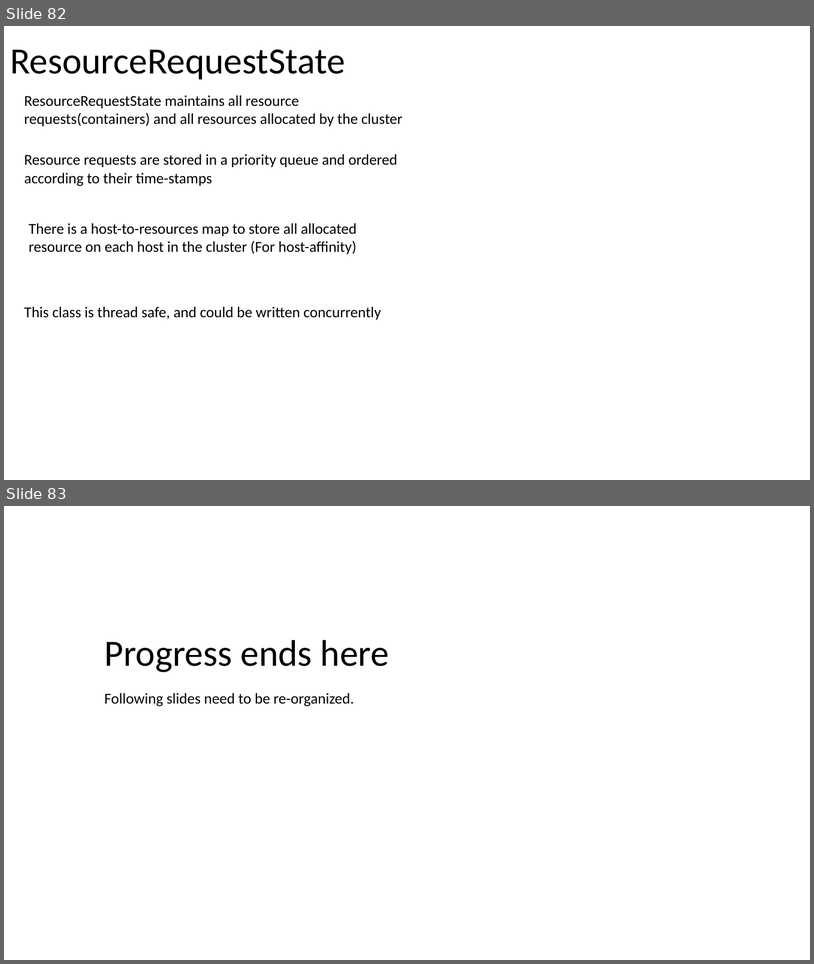
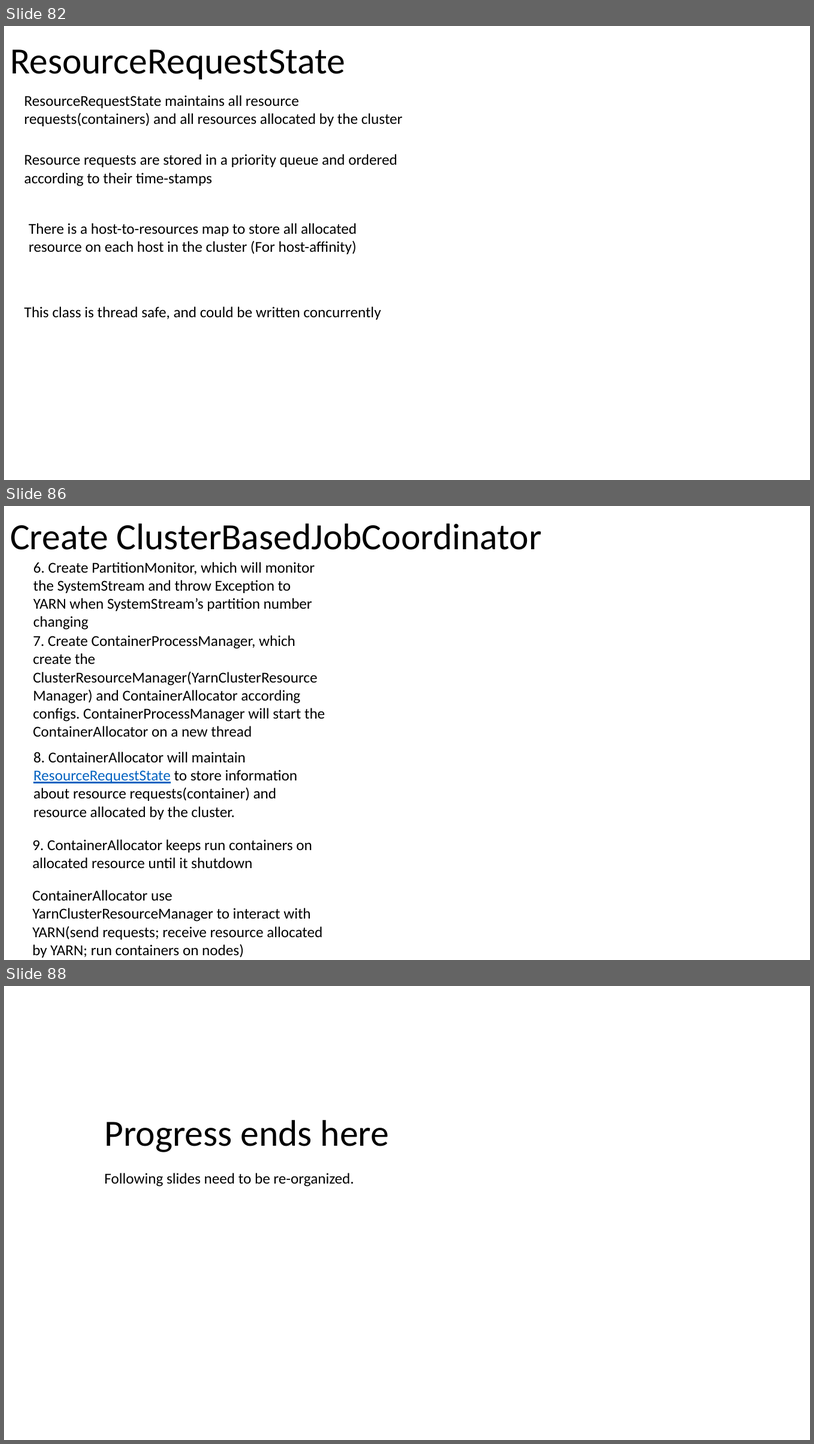
Before and after one commit to Swrrt/Samza-Documents, a slide deck: Documentation/SamzaStructure.pptx. Shown one above the other, each under a label of ours: slides 82 and 83 before the commit, slides 82, 86 and 88 after it; the slides between them are not shown. The pictures are 814x964 and 814x1444 pixels, drawn with LibreOffice and Linux fonts; fonts in the diff are those of the drawing. Boxes give left, top, right and bottom in pixels: in the first picture for what was removed or moved away, otherwise in the second. Text is boxed around its words. In the diff, an @@ line names an element or a change of style, - is before the commit and + after.

```diff
--- a/Documentation/SamzaStructure.pptx
+++ b/Documentation/SamzaStructure.pptx
@@ slide 86 added at (4,506,810,960), background #FFFFFF @@
@@ title added at (10,523,542,550), 44 pt, text #000000 @@
+Create ClusterBasedJobCoordinator
@@ text added at (33,562,315,630), 18 pt, text #000000 @@
+6. Create PartitionMonitor, which will monitor the SystemStream and throw Exception to YARN when SystemStream’s partition number changing
@@ text added at (33,635,325,737), 18 pt, text #000000 @@
+7. Create ContainerProcessManager, which create the ClusterResourceManager(YarnClusterResourceManager) and ContainerAllocator according configs. ContainerProcessManager will start the ContainerAllocator on a new thread
@@ text added at (33,751,298,819), 18 pt, text #000000 @@
+8. ContainerAllocator will maintain ResourceRequestState to store information about resource requests(container) and resource allocated by the cluster.
@@ text added at (32,839,312,868), 18 pt, text #000000 @@
+9. ContainerAllocator keeps run containers on allocated resource until it shutdown
@@ text added at (32,889,323,957), 18 pt, text #000000 @@
+ContainerAllocator use YarnClusterResourceManager to interact with YARN(send requests; receive resource allocated by YARN; run containers on nodes)
@@ what was slide 83 is now slide 88 @@
```
Also in this commit, not shown: 4 other slides added.
